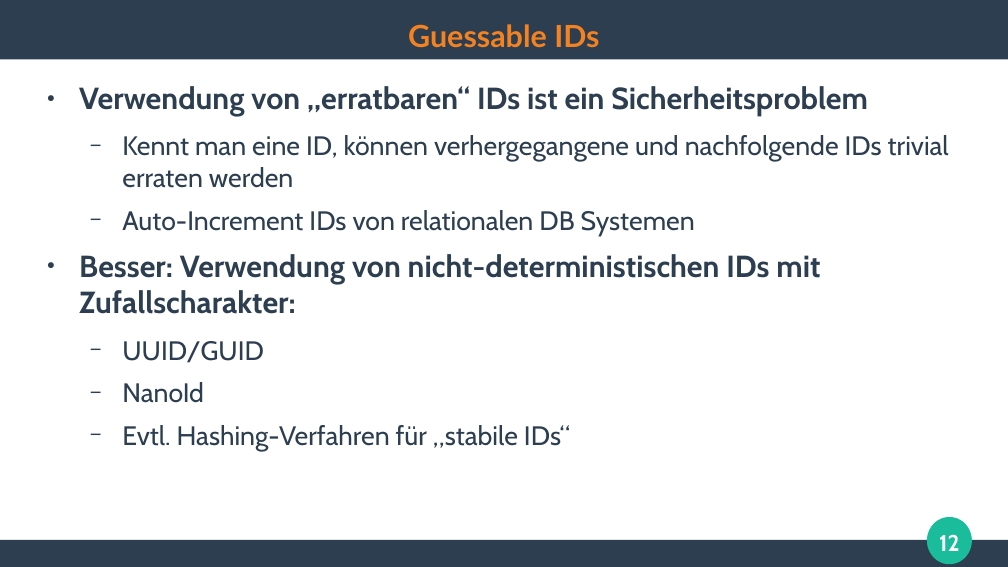
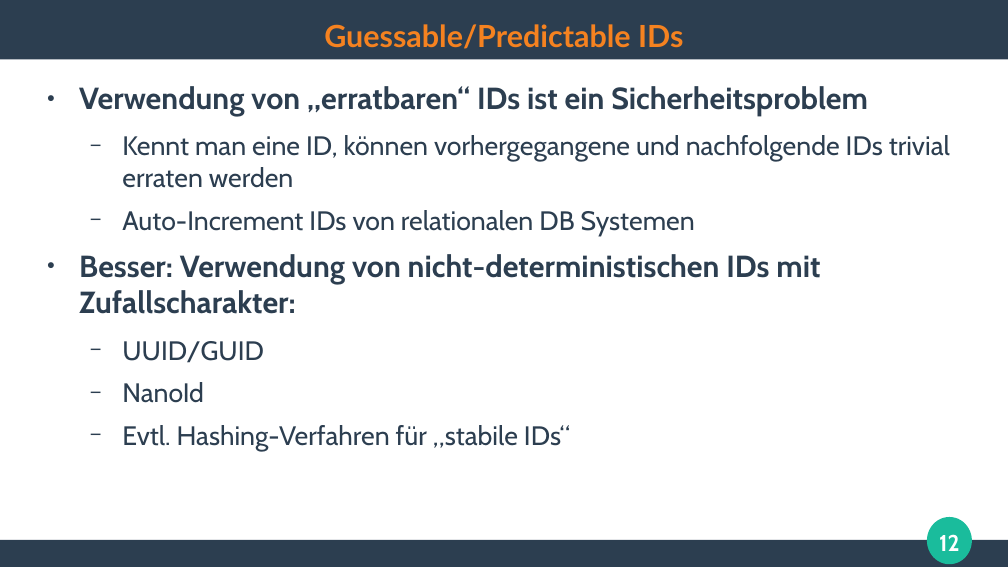
Before and after one commit to ghandmann/HS-AlbSig-WebAnwendungen2, a slide deck: slide 12 of Kapitel/06_WebSecurity.odp. Drawn at 1008x567 pixels with LibreOffice and Linux fonts; fonts in the diff are those of the drawing. Boxes give left, top, right and bottom in pixels: in the first picture for what was removed or moved away, otherwise in the second. Text is boxed around its words. In the diff, an @@ line names an element or a change of style, - is before the commit and + after.

Commit message:
typos

```diff
--- a/Kapitel/06_WebSecurity.odp
+++ b/Kapitel/06_WebSecurity.odp
@@ title at (324, 24, 683, 49): text changed @@
-Guessable IDs
+Guessable/Predictable IDs
@@ text at (122, 135, 950, 188): text changed @@
-  − Kennt man eine ID, können verhergegangene und nachfolgende IDs trivial erraten werden
+  − Kennt man eine ID, können vorhergegangene und nachfolgende IDs trivial erraten werden
```
Also in this commit, not shown: 2 other slides changed.
